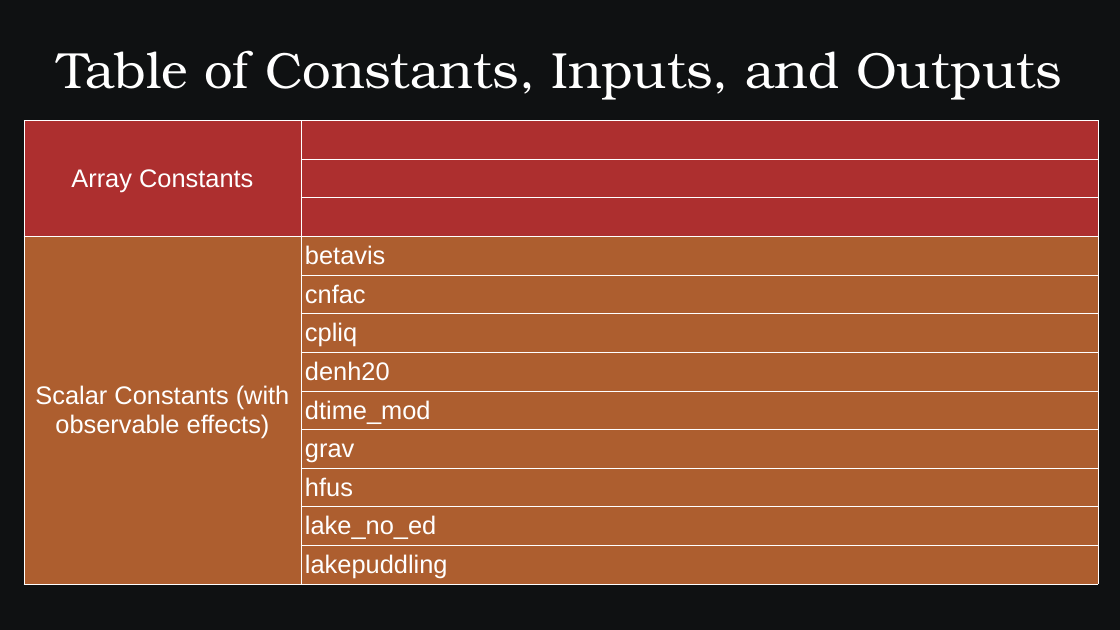
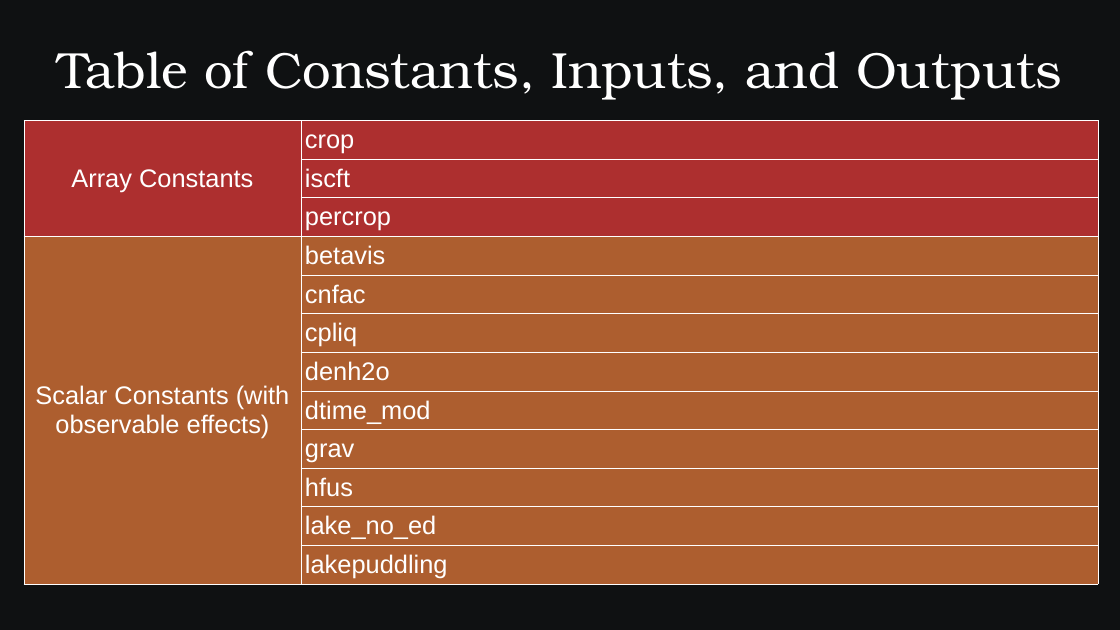
Before and after one commit to SamAllen06/lake_temp_work, a slide deck: slide 8 of documentation/for_collaborators/TestingSoftwareOverview.odp. Drawn at 1120x630 pixels with LibreOffice and Linux fonts; fonts in the diff are those of the drawing. Boxes give left, top, right and bottom in pixels: in the first picture for what was removed or moved away, otherwise in the second. Text is boxed around its words. In the diff, an @@ line names an element or a change of style, - is before the commit and + after.

Commit message:
Update constants/inputs/outputs table and create plugin example

```diff
--- a/documentation/for_collaborators/TestingSoftwareOverview.odp
+++ b/documentation/for_collaborators/TestingSoftwareOverview.odp
@@ table at <box>24,121,1099,583</box> @@
-row 1, column 2: 
+row 1, column 2: crop
-row 2, column 2: 
+row 2, column 2: iscft
-row 3, column 2: 
+row 3, column 2: percrop
-row 7, column 2: denh20
+row 7, column 2: denh2o
```
Also in this commit, not shown: 3 other slides changed, 1 slide added, 2 other files.
